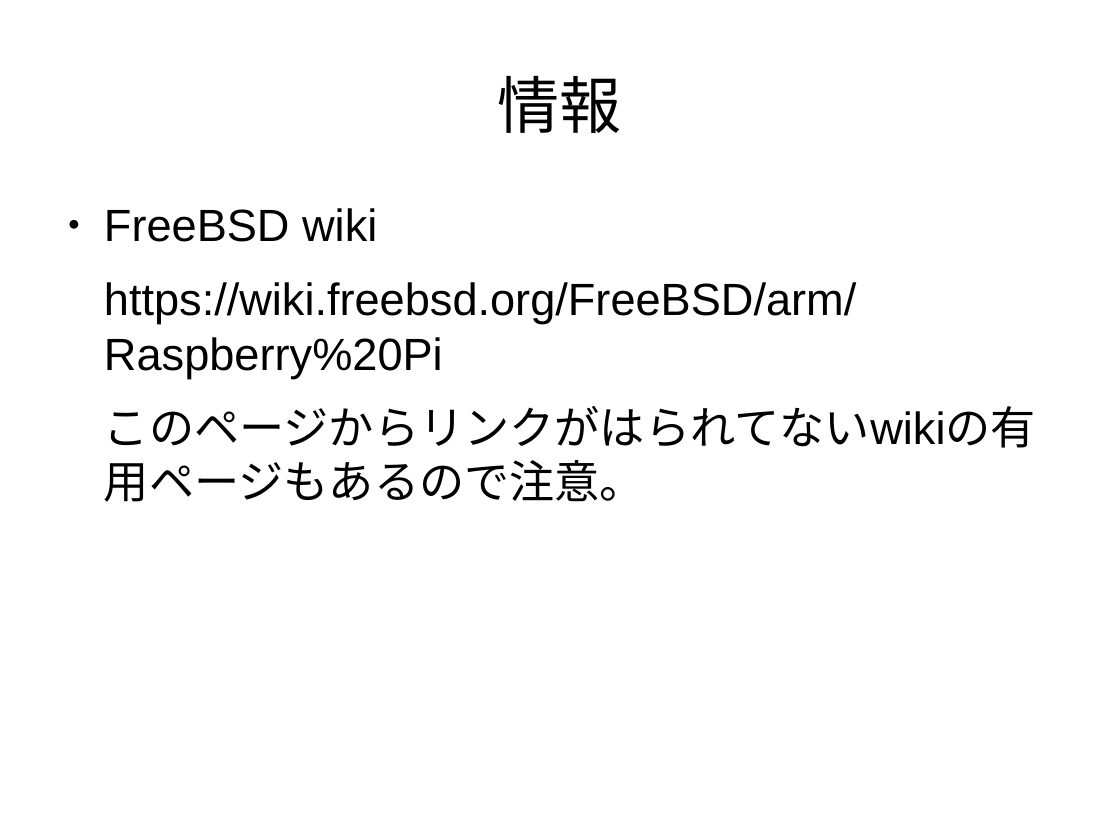
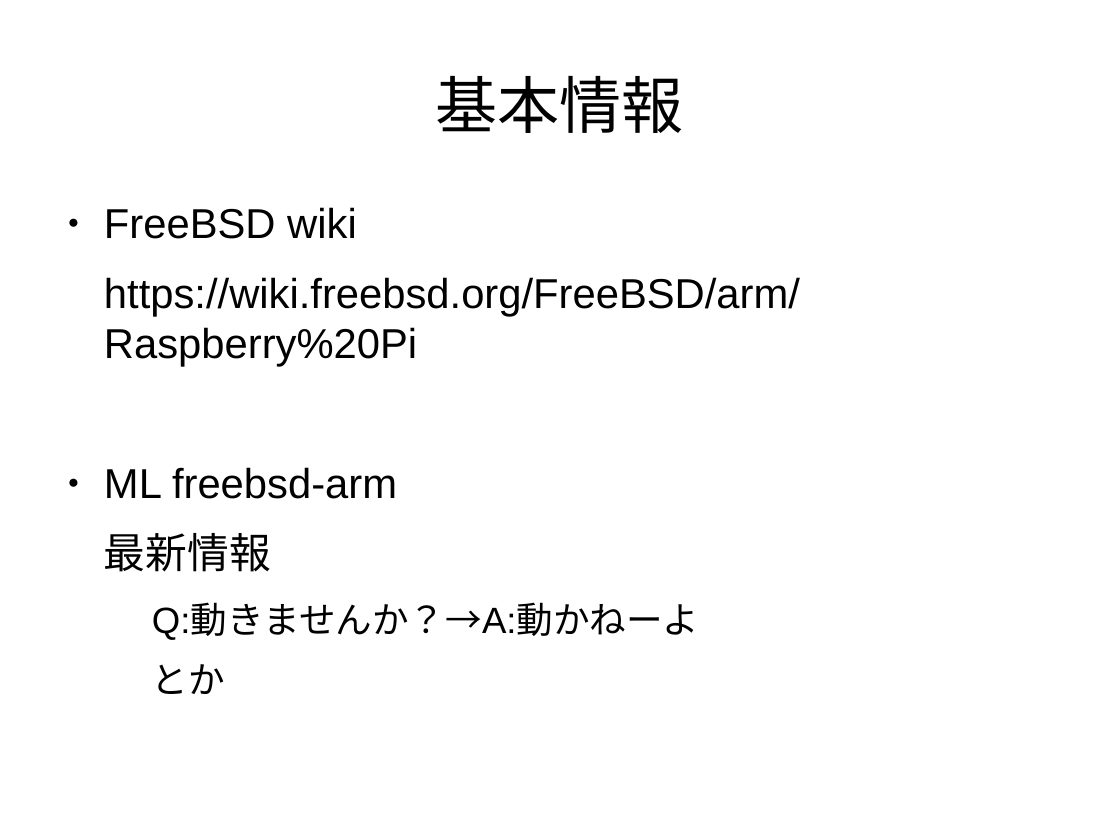
Before and after one commit to s-mitu/RaspberryPi, a slide deck: slide 4 of FreeBSD/Documents/RaspberryPi-20151030.odp (slide 5 before the commit). Drawn at 1120x840 pixels with LibreOffice and Linux fonts; fonts in the diff are those of the drawing. Boxes give left, top, right and bottom in pixels: in the first picture for what was removed or moved away, otherwise in the second. Text is boxed around its words. In the diff, an @@ line names an element or a change of style, - is before the commit and + after.

Commit message:
Äɵ­

```diff
--- a/FreeBSD/Documents/RaspberryPi-20151030.odp
+++ b/FreeBSD/Documents/RaspberryPi-20151030.odp
@@ title at [436, 76, 684, 133]: text changed @@
-情報
+基本情報
@@ text at [104, 207, 800, 367]: size 32 to 29.6 pt in "FreeBSD wiki", "https://wiki.freebsd.org/FreeBSD/arm/Raspberry%20Pi" @@
@@ text at [104, 467, 699, 694]: text changed; size 32 to 25.9 pt @@
-このページからリンクがはられてないwikiの有用ページもあるので注意。
+● ML freebsd-arm
+最新情報
+  Q:動きませんか？→A:動かねーよ
+  とか
```
Also in this commit, not shown: 1 other slide changed, 5 slides added.
